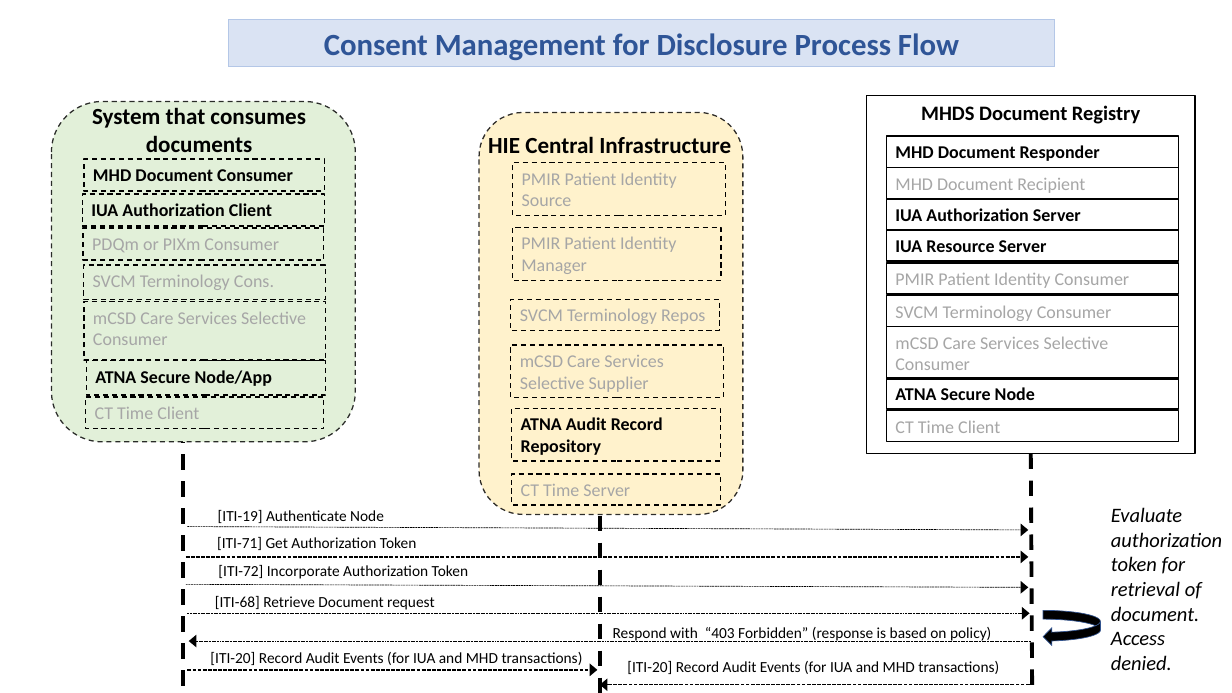
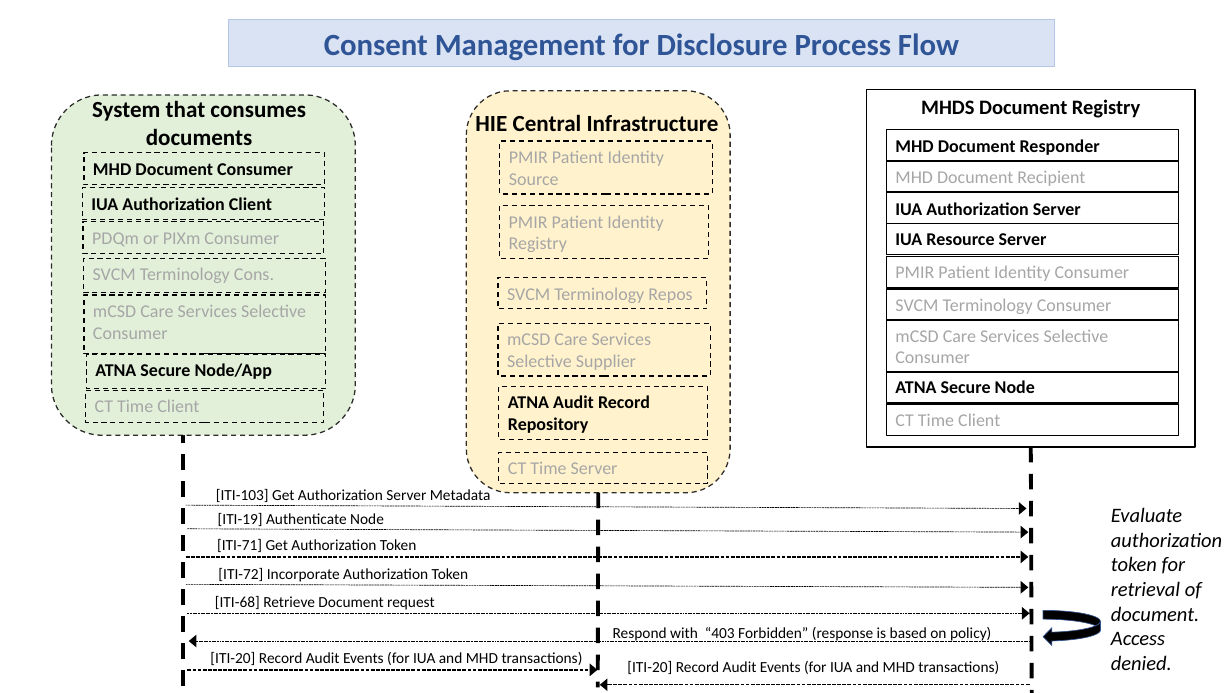
Before and after one commit to IHE/ITI.MHDS, a slide deck: slide 9 of input/images-source/Diagrams.pptx. Drawn at 1232x693 pixels with LibreOffice and Linux fonts; fonts in the diff are those of the drawing. Boxes give left, top, right and bottom in pixels: in the first picture for what was removed or moved away, otherwise in the second. Text is boxed around its words. In the diff, an @@ line names an element or a change of style, - is before the commit and + after.

```diff
--- a/input/images-source/Diagrams.pptx
+++ b/input/images-source/Diagrams.pptx
@@ 17 rectangles, 1 text, 1 rounded rectangle moved together from (x1=52, y1=96, x2=1195, y2=454) to (x1=52, y1=90, x2=1195, y2=447) @@
@@ 4 rectangles, 1 text, 1 rounded rectangle moved together from (x1=480, y1=113, x2=744, y2=515) to (x1=467, y1=91, x2=731, y2=493) @@
@@ rectangle "PMIR Patient Identity Registry" moved from (x1=512, y1=227, x2=721, y2=280) to (x1=500, y1=206, x2=709, y2=259) @@
@@ text in rectangle at (x1=509, y1=216, x2=663, y2=252): text changed @@
-PMIR Patient Identity Manager
+PMIR Patient Identity Registry
@@ rectangle "ATNA Audit Record Repository" moved from (x1=512, y1=409, x2=721, y2=461) to (x1=499, y1=386, x2=708, y2=439) @@
@@ line moved from (1031, 454) - (1032, 693) to (1031, 447) - (1032, 693) @@
@@ arrow added from (186, 506) to (1027, 508), #000000 0.5 pt dashed @@
@@ text added at (x1=216, y1=487, x2=491, y2=502), 12 pt, text #000000 @@
+[ITI-103] Get Authorization Server Metadata
@@ line moved from (600, 516) - (600, 693) to (598, 493) - (598, 688) @@
```
Also in this commit, not shown: 6 other slides changed, 22 other files.
